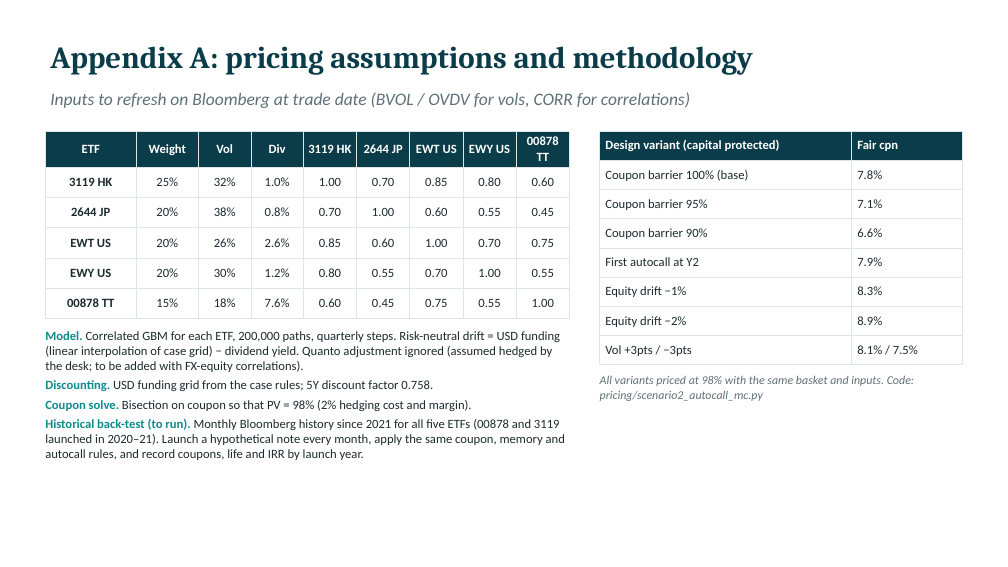
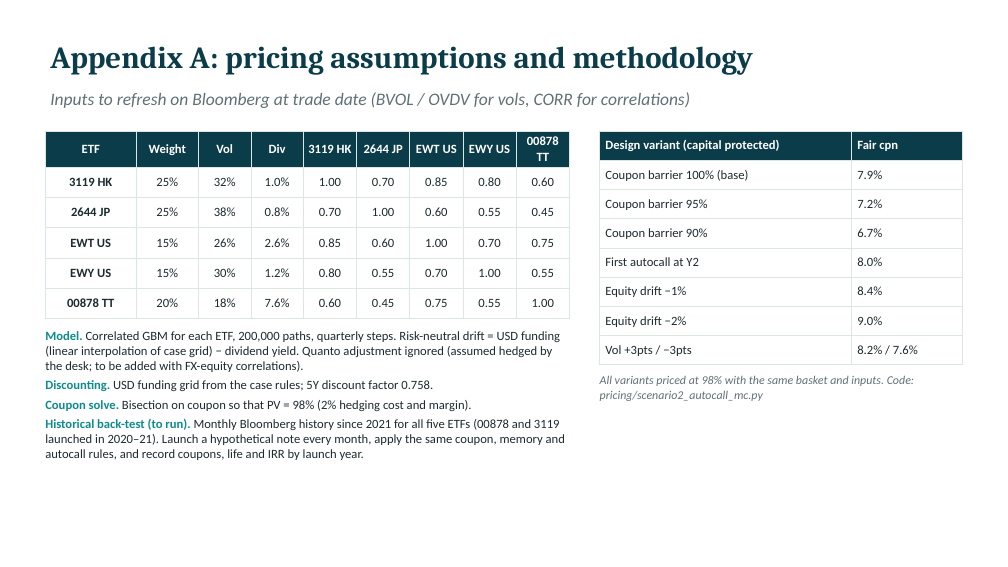
Before and after one commit to benjaminlhl/natixis-case-comp, a slide deck: slide 14 of deck/Asian-Digital-Autocallable-Note.pptx. Drawn at 1008x567 pixels with LibreOffice and Linux fonts; fonts in the diff are those of the drawing. Boxes give left, top, right and bottom in pixels: in the first picture for what was removed or moved away, otherwise in the second. Text is boxed around its words. In the diff, an @@ line names an element or a change of style, - is before the commit and + after.

```diff
--- a/deck/Asian-Digital-Autocallable-Note.pptx
+++ b/deck/Asian-Digital-Autocallable-Note.pptx
@@ table at <box>45,131,571,311</box> @@
-row 3, column 2: 20%
+row 3, column 2: 25%
-row 4, column 2: 20%
+row 4, column 2: 15%
-row 5, column 2: 20%
+row 5, column 2: 15%
-row 6, column 2: 15%
+row 6, column 2: 20%
@@ table at <box>600,131,963,360</box> @@
-row 2, column 2: 7.8%
+row 2, column 2: 7.9%
-row 3, column 2: 7.1%
+row 3, column 2: 7.2%
-row 4, column 2: 6.6%
+row 4, column 2: 6.7%
-row 5, column 2: 7.9%
+row 5, column 2: 8.0%
-row 6, column 2: 8.3%
+row 6, column 2: 8.4%
-row 7, column 2: 8.9%
+row 7, column 2: 9.0%
-row 8, column 2: 8.1% / 7.5%
+row 8, column 2: 8.2% / 7.6%
```
Also in this commit, not shown: 9 other slides changed, 10 other files.
